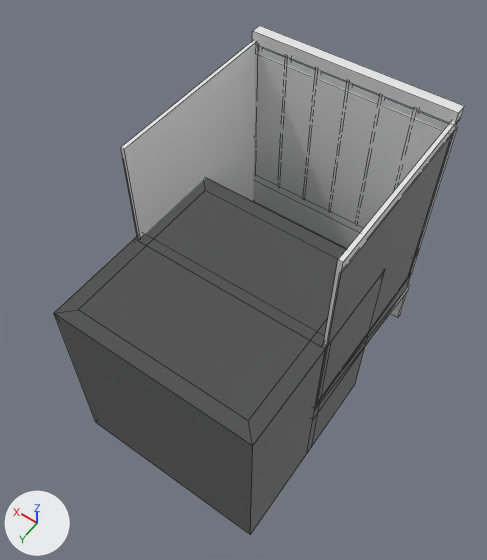
What one commit did to the Blender file assets/blender/colony-modules.blend.
The view is the same before and after, from a 50 mm camera at (-1.07, 1.35, 2.78) aimed at (0.06, -0.22, 0.3). The lights are fixed; the arrows at lower left show +X, +Y and +Z. The first picture is the older version. Mesh edges are drawn as thin lines.

Names of what the first picture shows: 'balcony', 'balcony_rail', 'door', 'planter' and 2 more.
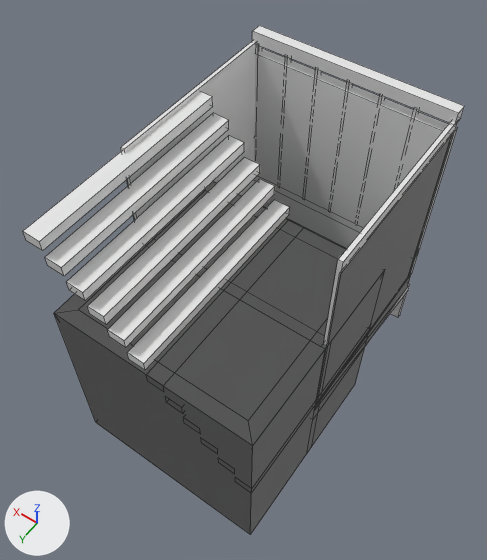
What changed in the scene script:
```text
Add me_cube_151:
    me_cube_151.from_pydata(...)  # 96 vertices, 72 faces; spans x -0.5..0.5, y -0.5..0.5, z 0.033..1.0
    me_cube_151.materials.append(mat_swcm_structure_007)  # white #e7e7e7
Add ob_stair_flight:
    ob_stair_flight = bpy.data.objects.new('stair_flight', me_cube_151)
    ob_stair_flight.location = (0.0, 0.0, 0.0)
```

Pixel boxes [x1, y1, x2, y2] of what changed, in the pictures (487 x 560 px):
'stair_flight', added
    after: [23, 92, 370, 493]
'planter', unchanged, covered by the edit
    before: [54, 178, 345, 445]
    after: [55, 182, 345, 445]
